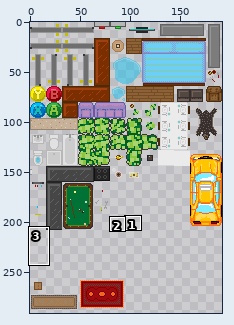
A sprite sheet gets an edit: Assets/Levels/Sprites/Test.png. Above: a wide view before the commit, with the close-up outlined.
Close-up. Before the commit:
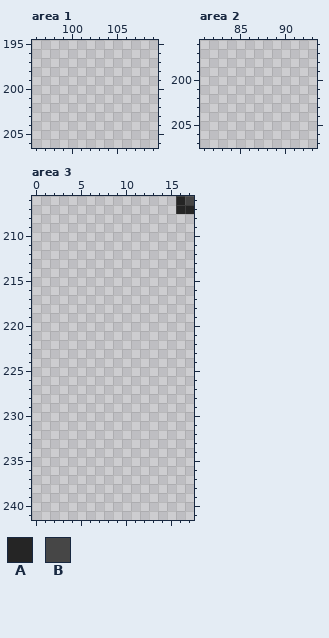
The file is 192x320 pixels. Colours within 5 levels of each other are drawn and written as one. Shown: area 1: x 96..109, y 195..206; area 2: x 81..93, y 196..207; area 3: x 0..17, y 206..241. The wide view leaves out empty margins. The commit also changed other parts of the picture, which this record leaves out.
Palette (. is transparent): A #252525  B #464646
Pixels before, area 3, first column x 16:
206 AB
207 AA
And afterwards:
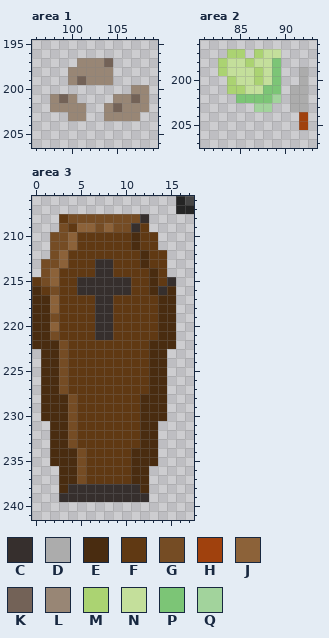
Colours new in this view: C #362f2d  D #acacac  E #492c10  F #603913  G #754c24  H #a0410d  J #8c6239  K #736257  L #988675  M #abd372  N #c4df9b  P #7cc576  Q #a2d39c
The edit:
Area 1:
The edit adds colour K in row 197 at x 104; in row 199 at x 101; in row 201 at x 99 and 107; in row 202 at x 105.
The edit adds colour L in row 197 at x 101 to 103; in row 198 at x 100 to 104; in row 199 at x 100 and 102 to 104; in row 200 at x 107 to 108; in row 201 at x 98, 100, 105 to 106 and 108; in row 202 at x 98 to 101, 104 and 106 to 108.
The edit adds colour L in row 203 at x 100 to 101 and 104 to 107.
Area 2:
The edit adds colour D in rows 199 to 200 at x 92; in rows 201 to 203 at x 91 to 92.
The edit adds colour H in rows 204 to 205 at x 92.
The edit adds colour M in row 197 at x 84 to 85 and 87; in row 198 at x 83 and 86; in row 199 at x 83 and 87; in row 200 at x 84 and 87; in row 201 at x 84 to 85.
The edit adds colour N in row 197 at x 88 to 89; in row 198 at x 84 to 85 and 87 to 88; in row 199 at x 84 to 86 and 88; in row 200 at x 85 to 86 and 88; in row 201 at x 86 to 87.
The edit adds colour P in rows 198 to 200 at x 89; in row 201 at x 88 to 89; in row 202 at x 85 to 88.
The edit adds colour Q in row 202 at x 89; in row 203 at x 87 to 88.
Area 3:
The edit adds colour C in row 208 at x 12; in row 209 at x 11; in rows 213 to 214 at x 7 to 8; in row 215 at x 5 to 10 and 15; in row 216 at x 5 to 10 and 14; in rows 217 to 221 at x 7 to 8.
The edit adds colour C in row 238 at x 4 to 11; in row 239 at x 3 to 12.
The edit adds colour E in rows 210 to 211 at x 11; in rows 212 to 213 at x 12; in rows 214 to 215 at x 13; in row 216 at x 0, 13 and 15; in rows 217 to 221 at x 0 to 1 and 14 to 15; in row 222 at x 0 to 2 and 13 to 15.
The edit adds colour E in rows 223 to 227 at x 1 to 2 and 13 to 14; in rows 228 to 230 at x 1 to 3 and 12 to 14; in rows 231 to 233 at x 2 to 3 and 12 to 13; in rows 234 to 235 at x 2 to 4 and 11 to 13; in rows 236 to 237 at x 3 to 4 and 11 to 12; in row 238 at x 3 and 12.
The edit adds colour F in row 208 at x 3; in row 209 at x 4 and 12; in rows 210 to 211 at x 5 to 10 and 12 to 13; in row 212 at x 4 to 11 and 13 to 14; in row 213 at x 4 to 6, 9 to 11 and 13 to 14; in row 214 at x 3 to 6, 9 to 12 and 14.
The edit adds colour F in row 215 at x 0, 3 to 4, 11 to 12 and 14; in row 216 at x 1, 3 to 4 and 11 to 12; in rows 217 to 221 at x 3 to 6 and 9 to 13; in rows 222 to 227 at x 4 to 12; in rows 228 to 233 at x 5 to 11; in rows 234 to 237 at x 6 to 10.
The edit adds colour G in row 208 at x 4 to 11; in row 209 at x 3, 7 and 9 to 10; in rows 210 to 211 at x 2 to 3; in row 212 at x 2; in row 213 at x 1 to 2; in rows 214 to 215 at x 1.
The edit adds colour G in row 216 at x 2; in row 219 at x 2; in row 221 at x 2; in rows 222 to 227 at x 3; in rows 228 to 233 at x 4; in rows 234 to 237 at x 5.
The edit adds colour J in row 209 at x 5 to 6 and 8; in rows 210 to 211 at x 4; in rows 212 to 213 at x 3; in rows 214 to 215 at x 2; in rows 217 to 218 at x 2; in row 220 at x 2.
